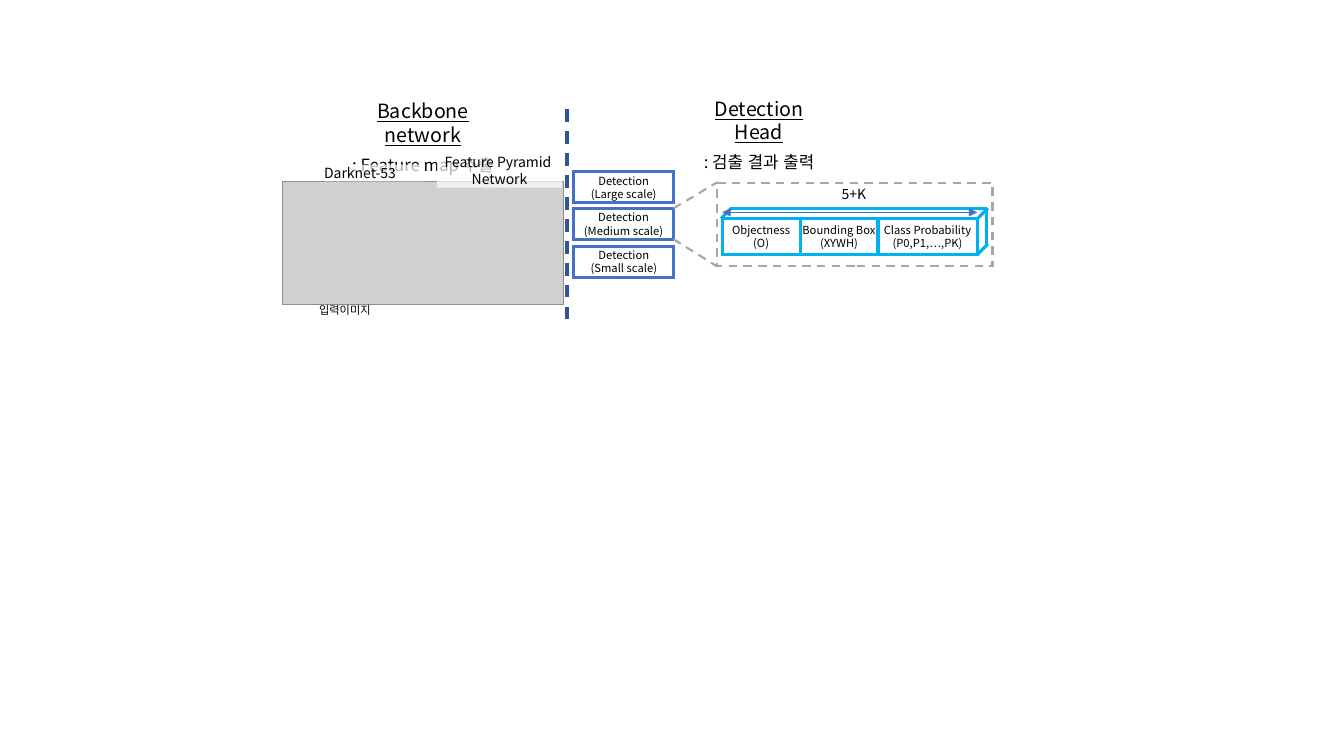
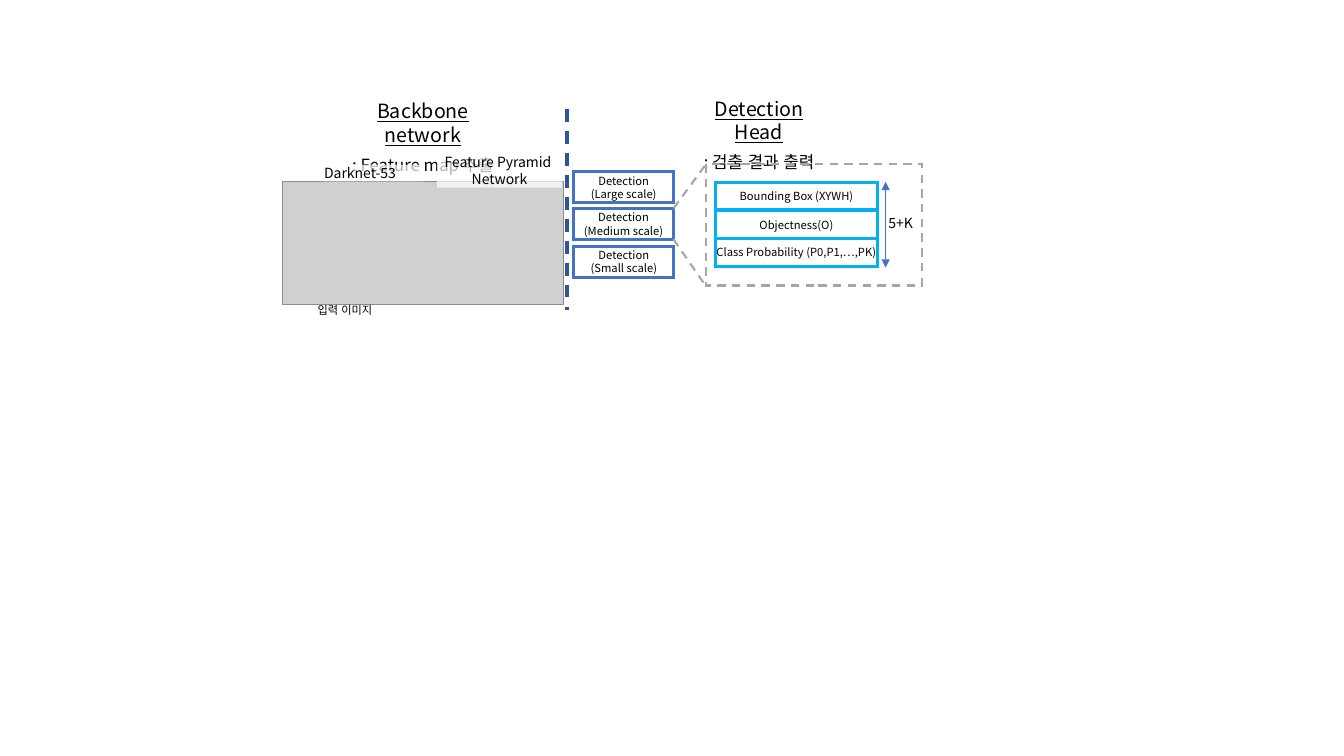
Before and after one commit to goodgodgd/ian-lecture, a slide deck: slide 2 of assets/detector/figures.pptx. Drawn at 1344x756 pixels with LibreOffice and Linux fonts; fonts in the diff are those of the drawing; grey boxes stand for pictures. Boxes give left, top, right and bottom in pixels: in the first picture for what was removed or moved away, otherwise in the second. Text is boxed around its words. In the diff, an @@ line names an element or a change of style, - is before the commit and + after.

```diff
--- a/assets/detector/figures.pptx
+++ b/assets/detector/figures.pptx
@@ line moved from (567, 110) - (567, 322) to (567, 110) - (567, 311) @@
@@ line moved from (674, 209) - (718, 182) to (674, 209) - (706, 164) @@
@@ rectangle "`": place and size @@
-rectangle "`" at box(718, 184, 993, 267)
+rectangle "`" at box(706, 163, 922, 285)
@@ rectangle "Bounding Box (XYWH)": place and size @@
-rectangle "Bounding Box (XYWH)" at box(801, 219, 878, 254)
+rectangle "Bounding Box (XYWH)" at box(716, 182, 878, 211)
@@ line removed from (721, 219) to (732, 208) @@
@@ line removed from (987, 209) to (730, 209) @@
@@ text in rectangle at box(740, 191, 853, 203): text changed @@
-Bounding Box
-(XYWH)
+Bounding Box (XYWH)
@@ double arrow moved from (723, 213) - (977, 213) to (886, 268) - (886, 181) @@
@@ line removed from (977, 219) to (988, 209) @@
@@ line moved from (674, 239) - (717, 266) to (674, 239) - (706, 286) @@
@@ rectangle "Class Probability (P0,P1,…,PK)": place and size @@
-rectangle "Class Probability (P0,P1,…,PK)" at box(878, 219, 977, 254)
+rectangle "Class Probability (P0,P1,…,PK)" at box(716, 239, 878, 267)
@@ rectangle "Objectness(O)": place and size @@
-rectangle "Objectness(O)" at box(723, 219, 801, 254)
+rectangle "Objectness(O)" at box(716, 211, 878, 239)
@@ text in rectangle at box(759, 220, 833, 232): text changed @@
-Objectness
-(O)
+Objectness(O)
@@ text "5+K": place and size @@
-text "5+K" at box(842, 188, 867, 199)
+text "5+K" at box(888, 217, 913, 228)
@@ line removed from (987, 211) to (987, 246) @@
@@ text in rectangle at box(716, 245, 876, 260): text changed @@
-Class Probability
-(P0,P1,…,PK)
+Class Probability (P0,P1,…,PK)
@@ line removed from (977, 255) to (988, 244) @@
@@ text at box(318, 303, 372, 315): spaces changed @@
-입력이미지
+입력 이미지
```
Also in this commit, not shown: 7 other files.
